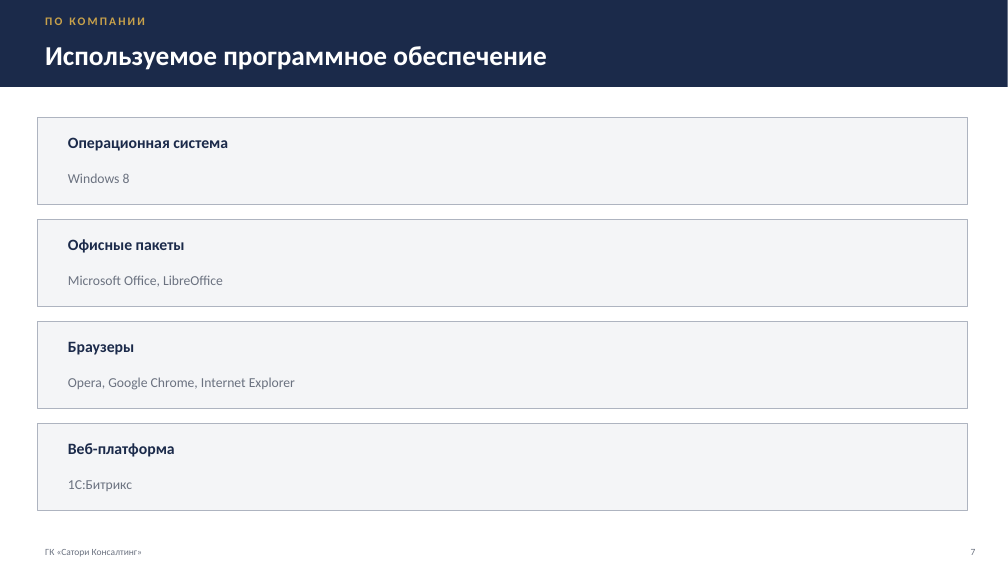
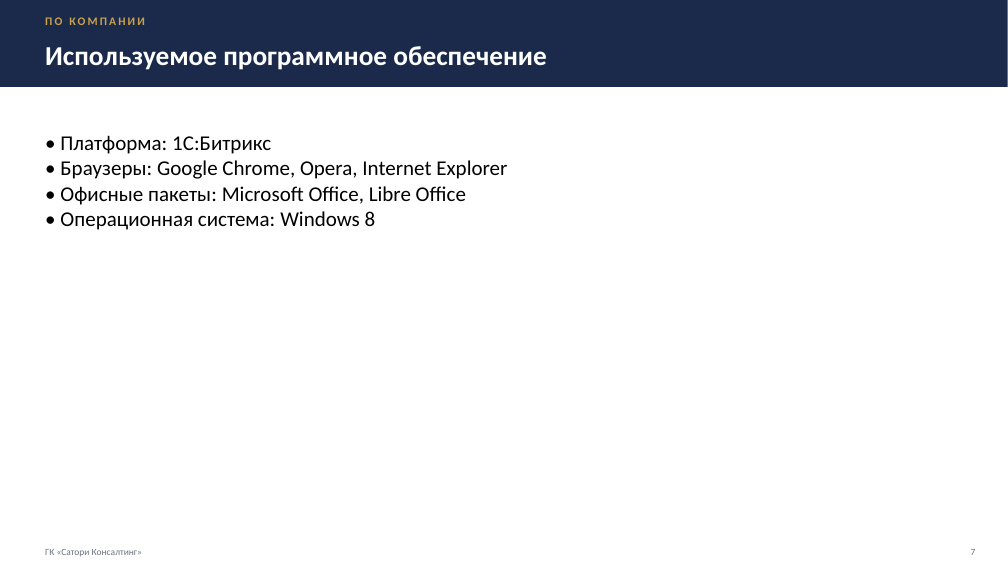
Before and after one commit to ppljc/omstu-works-4, a slide deck: slide 7 of Практика/Блок 14.pptx. Drawn at 1008x567 pixels with LibreOffice and Linux fonts; fonts in the diff are those of the drawing. Boxes give left, top, right and bottom in pixels: in the first picture for what was removed or moved away, otherwise in the second. Text is boxed around its words. In the diff, an @@ line names an element or a change of style, - is before the commit and + after.

```diff
--- a/Практика/Блок 14.pptx
+++ b/Практика/Блок 14.pptx
@@ rectangle removed at (x1=38, y1=117, x2=968, y2=204) @@
@@ text added at (x1=60, y1=135, x2=507, y2=230), 20 pt, text #000000 @@
+• Платформа: 1C:Битрикс
+• Браузеры: Google Chrome, Opera, Internet Explorer
+• Офисные пакеты: Microsoft Office, Libre Office
+• Операционная система: Windows 8
@@ text removed at (x1=68, y1=137, x2=228, y2=151) @@
-Операционная система
@@ text removed at (x1=68, y1=173, x2=130, y2=183) @@
-Windows 8
@@ rectangle removed at (x1=38, y1=219, x2=968, y2=306) @@
@@ text removed at (x1=68, y1=239, x2=185, y2=253) @@
-Офисные пакеты
@@ text removed at (x1=68, y1=275, x2=223, y2=286) @@
-Microsoft Office, LibreOffice
@@ rectangle removed at (x1=38, y1=321, x2=968, y2=408) @@
@@ text removed at (x1=68, y1=341, x2=134, y2=355) @@
-Браузеры
@@ text removed at (x1=68, y1=377, x2=295, y2=390) @@
-Opera, Google Chrome, Internet Explorer
@@ rectangle removed at (x1=38, y1=423, x2=968, y2=510) @@
@@ text removed at (x1=68, y1=443, x2=175, y2=457) @@
-Веб-платформа
@@ text removed at (x1=68, y1=480, x2=132, y2=491) @@
-1С:Битрикс
```
Also in this commit, not shown: 8 other slides changed, 1 slide added, 1 slide removed, 1 other file.
